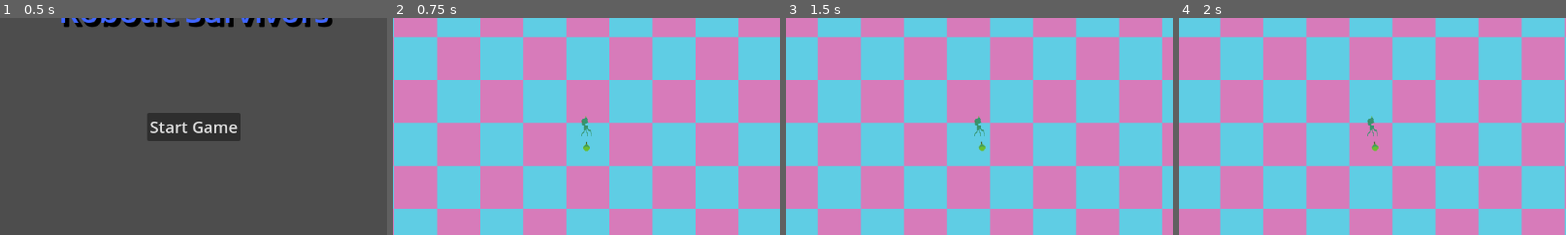
Above: before the commit, frames 1-4 (left to right).
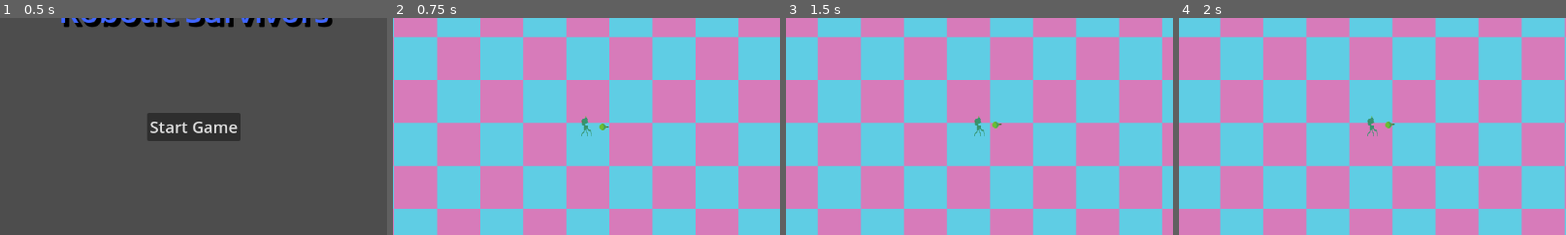
Above: after the commit, the same moments.

Repository: TeroOinonen/Robotic-Survivors
Game: Godot game, scene res://Scenes/UI/main_menu_ui.tscn
Two runs of this game, one before a commit and one after it. Both use one fixed random seed, a clock stepped at 60 frames per second and the inputs below.
Inputs (mouse positions are % of the whole screen's width and height, from its top left):
- Up to frame 1 (0.5 s): no input
- Up to frame 2 (0.75 s): click "Start Game" at 0.5 s
- Up to frame 3 (1.5 s): move the mouse to (72, 45) at 1.27 s; press the mouse at (72, 45) at 1.28 s; hold D (right) from 1.28 s (still down)
- Up to frame 4 (2 s): keep holding D (right)
The pictures show only the part of the screen within x 25-75%, y 25-75%; the shares and areas given below are measured in that part.

Frame 1 is identical in both runs. In frame 2, 0.1% of the frame differs, in the area x 49-56%, y 48-62%; in frame 3, 0.1%, in the area x 49-56%, y 47-62%; in frame 4, 0.1%.

Commit message:
It works now, because look_at direction is Vector2.RIGHT

Diff:
--- a/Scenes/Entities/player.tscn
+++ b/Scenes/Entities/player.tscn
@@ -40,4 +40,5 @@
 unique_name_in_owner = true
 
 [node name="Gun" parent="GunSlot" instance=ExtResource("3_af1vc")]
-position = Vector2(0, 29)
+position = Vector2(26, 0)
+rotation = 1.57079
